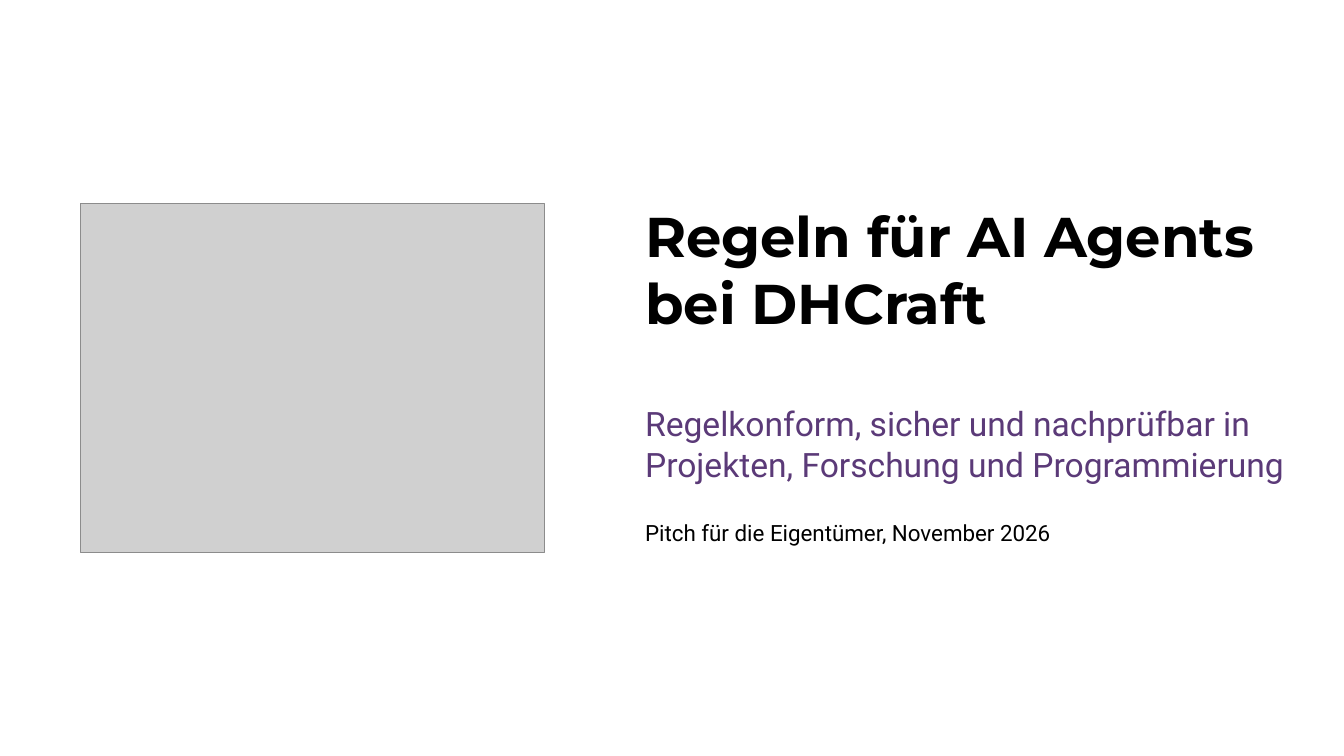
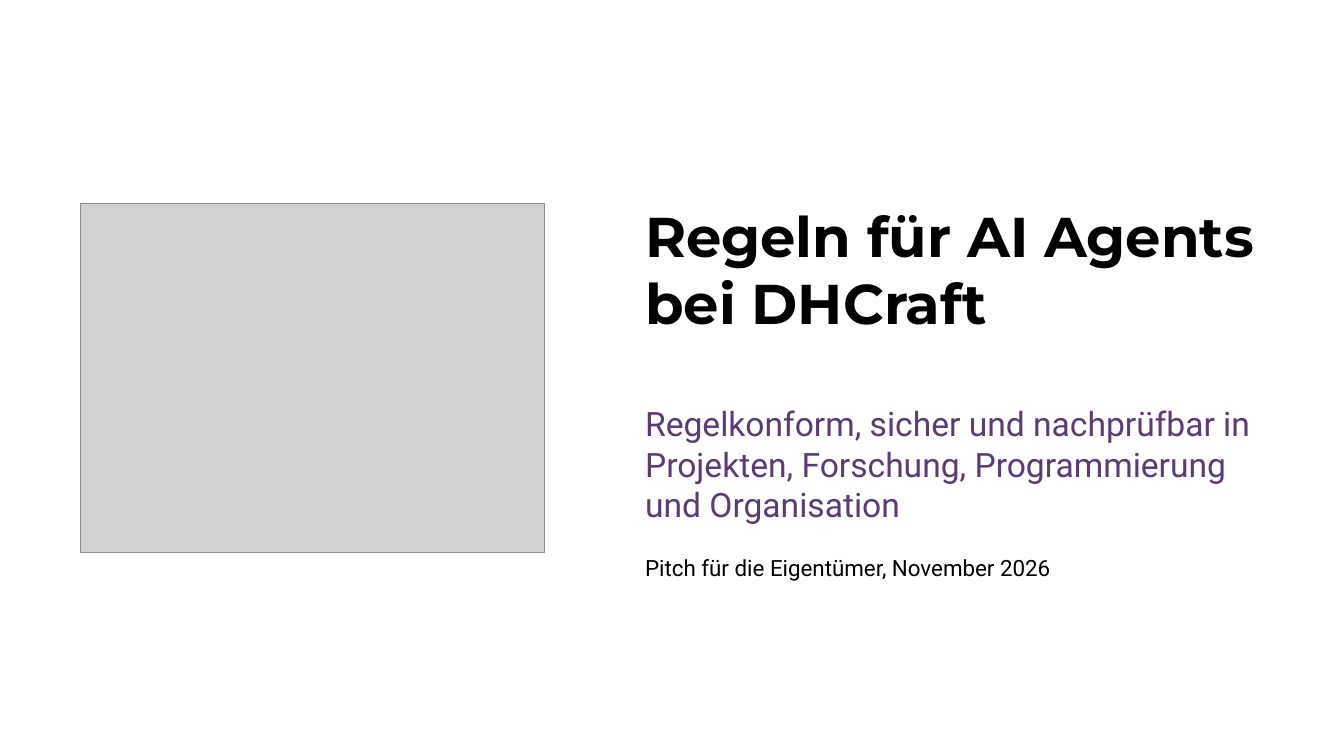
Before and after one commit to DigitalHumanitiesCraft/agentic-governance-workspace, a slide deck: slide 1 of material/DHCraft_Pitch_Regeln_fuer_AI_Agents.pptx. Drawn at 1344x756 pixels with LibreOffice and Linux fonts; fonts in the diff are those of the drawing; grey boxes stand for pictures. Boxes give left, top, right and bottom in pixels: in the first picture for what was removed or moved away, otherwise in the second. Text is boxed around its words. In the diff, an @@ line names an element or a change of style, - is before the commit and + after.

```diff
--- a/material/DHCraft_Pitch_Regeln_fuer_AI_Agents.pptx
+++ b/material/DHCraft_Pitch_Regeln_fuer_AI_Agents.pptx
@@ text at box(645, 410, 1250, 524): text changed @@
-Regelkonform, sicher und nachprüfbar in Projekten, Forschung und Programmierung
+Regelkonform, sicher und nachprüfbar in Projekten, Forschung, Programmierung und Organisation
@@ text "Pitch für die Eigentümer, November ...": place and size @@
-text "Pitch für die Eigentümer, November ..." at box(645, 524, 1050, 546)
+text "Pitch für die Eigentümer, November ..." at box(645, 559, 1050, 581)
```
Also in this commit, not shown: 5 other slides changed, 1 slide added, 2 other files.
